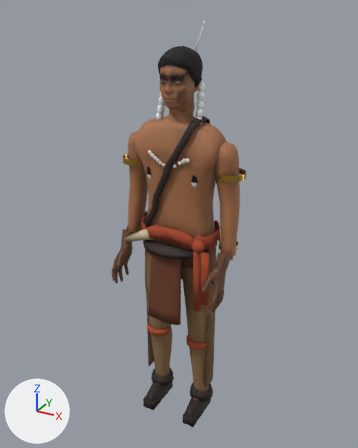
A saved change to the glTF model reckoning/models/warrior_braids.glb.
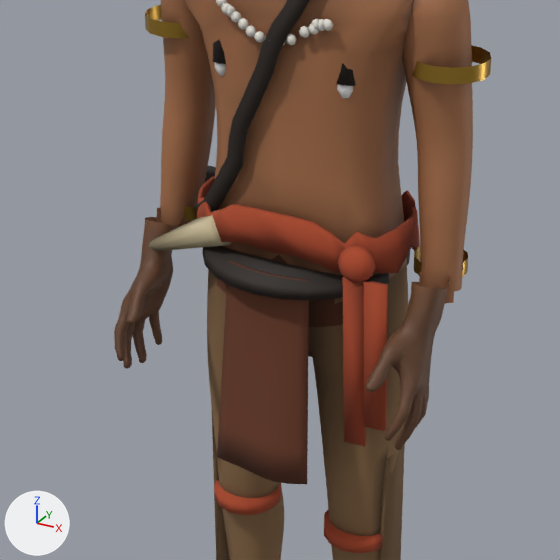
Each version is shown whole from a 50 mm camera at (0.972, -1.779, 1.906) aimed at (-0.015, 0.016, 1.009), then close up on the part from 20% to 76% of the width and 34% to 79% of the height. Every picture has the same lights, and +X, +Y and +Z are marked at lower left. The last two pictures show the newer version. Vertices at exactly the same position are counted once.

Before the edit, the objects in view are built like this:
```python
me_warrior_braids_body = bpy.data.meshes.new('warrior_braids_body')
me_warrior_braids_body.from_pydata(...)  # 4466 vertices, 8832 faces; spans x -0.27..0.27, y -0.2..0.1, z 0.01..1.53
# faces by material slot: [5656, 44, 2288, 844]
me_warrior_braids_body.materials.append(mat_warrior_braids_skin)
me_warrior_braids_body.materials.append(mat_warrior_braids_coat)
me_warrior_braids_body.materials.append(mat_warrior_braids_legs)
me_warrior_braids_body.materials.append(mat_warrior_braids_leather)
me_warrior_braids_horn = bpy.data.meshes.new('warrior_braids_horn')
me_warrior_braids_horn.from_pydata(...)  # 20 vertices, 36 faces; spans x -0.254..-0.088, y -0.12..-0.063, z 0.911..1.015
me_warrior_braids_horn.materials.append(mat_warrior_braids_horn)
me_warrior_braids_metal = bpy.data.meshes.new('warrior_braids_metal')
me_warrior_braids_metal.from_pydata(...)  # 112 vertices, 112 faces; spans x -0.288..0.288, y -0.05..0.07, z 0.95..1.295
me_warrior_braids_metal.materials.append(mat_warrior_braids_metal)
ob_warrior_braids_body = bpy.data.objects.new('warrior_braids_body', me_warrior_braids_body)
ob_warrior_braids_body.location = (0.0, 0.0, 0.0)
ob_warrior_braids_horn = bpy.data.objects.new('warrior_braids_horn', me_warrior_braids_horn)
ob_warrior_braids_horn.location = (0.0, 0.0, 0.0)
ob_warrior_braids_metal = bpy.data.objects.new('warrior_braids_metal', me_warrior_braids_metal)
ob_warrior_braids_metal.location = (0.0, 0.0, 0.0)
# also in view: 'warrior_braids_leather' at (-0.033, 0.0, 0.755); 'warrior_braids_legs' at (0.0, 0.0, 0.5); 'warrior_braids_coat' at (-0.001, 0.0, 0.775); 'warrior_braids_sash' at (0.005, -0.004, 0.737); 'warrior_braids_feather' at (0.0, 0.028, 1.579)
```
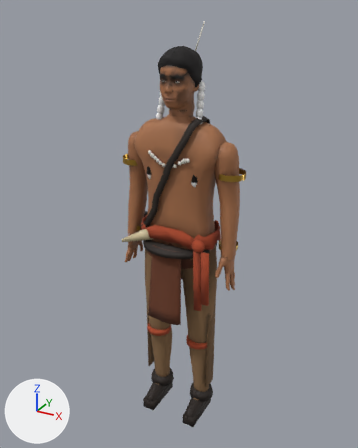
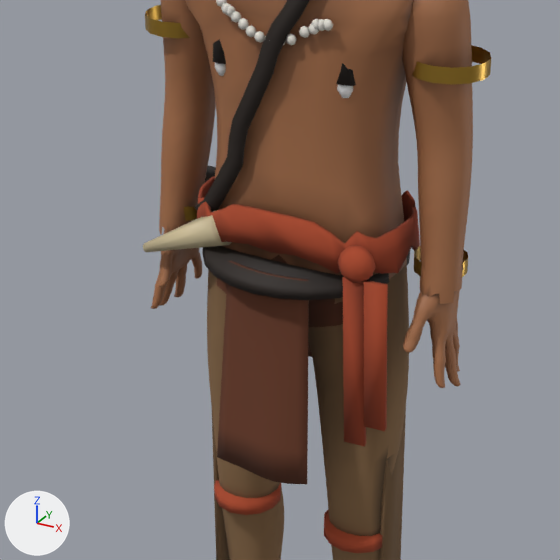
The change in detail:
me_warrior_braids_body is used by ob_warrior_braids_body; location (0.0, 0.0, 0.0).
me_warrior_braids_body had 4466 vertices, 8832 faces and spanned x -0.27..0.27, y -0.2..0.1, z 0.01..1.53.
me_warrior_braids_body now has 4282 vertices, 8504 faces and spans x -0.28..0.28, y -0.13..0.1, z 0.01..1.53.
me_warrior_braids_body part 1: 37 vertices moved from x 0.21..0.27, y -0.12..0.01, z 0.82..0.95 to x 0.22..0.27, y -0.09..0.01, z 0.85..0.95; 722 vertices removed from x 0.2..0.27, y -0.2..-0.02, z 0.72..0.97; 630 vertices added at x 0.21..0.28, y -0.09..0.06, z 0.77..0.95.
me_warrior_braids_body part 2: 25 vertices moved from x -0.26..-0.22, y -0.1..-0.04, z 0.84..0.96 to x -0.26..-0.22, y -0.09..-0.01, z 0.85..0.94; 727 vertices removed from x -0.27..-0.2, y -0.2..-0.02, z 0.72..0.97; 635 vertices added at x -0.28..-0.21, y -0.09..0.06, z 0.77..0.95.
me_warrior_braids_body part 3: 261 kept faces spanning x -0.27..0.27, y -0.09..0.07, z 0.7..1.03 get new vertex colours.
me_warrior_braids_horn has 20 vertices, 36 faces and spans x -0.254..-0.088, y -0.12..-0.063, z 0.911..1.015.
me_warrior_braids_horn is used by ob_warrior_braids_horn; location (0.0, 0.0, 0.0).
me_warrior_braids_horn part 4: 11 faces centred in x -0.253..-0.198, y -0.105..-0.084, z 0.912..0.955 are repainted in the vertex colours; the middle colour goes from grey #959595 to white #fafafa.
me_warrior_braids_horn part 5: 9 faces centred in x -0.2..-0.142, y -0.099..-0.073, z 0.928..0.983 are repainted in the vertex colours; the middle colour goes from grey #959595 to white #ececec.
me_warrior_braids_horn part 6: 8 faces centred in x -0.206..-0.145, y -0.113..-0.07, z 0.944..0.977 are repainted in the vertex colours; the middle colour goes from grey #959595 to white #fdfdfd.

What differs and where, as boxes [x1, y1, x2, y2] in the close-ups (560 x 560 px; the box of a moved part takes in the faces that stretch with it):
'warrior_braids_body', reshaped: before [114, 0, 473, 560]; after [151, 0, 473, 560]
part 1 of me_warrior_braids_body, moved or reshaped: before [365, 267, 462, 450]; after [403, 267, 462, 388]
part 2 of me_warrior_braids_body, moved or reshaped: before [114, 208, 183, 369]; after [151, 230, 202, 309]
part 3 of me_warrior_braids_body, edited (looks the same): [160, 175, 454, 407] in both
part 4 of me_warrior_braids_horn, recoloured: before [152, 219, 199, 251]; after [143, 219, 199, 252]
part 5 of me_warrior_braids_horn, recoloured: [151, 217, 205, 242] in both
part 6 of me_warrior_braids_horn, recoloured: [149, 220, 205, 251] in both
